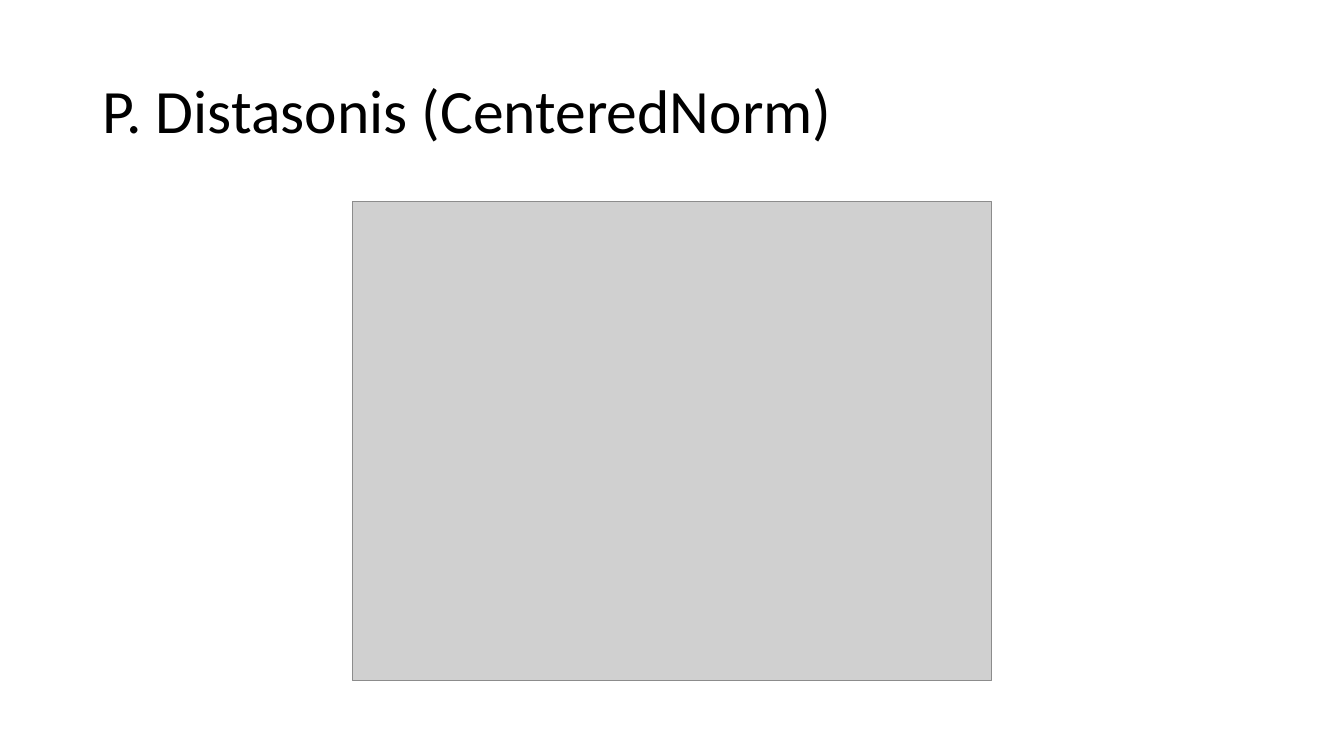
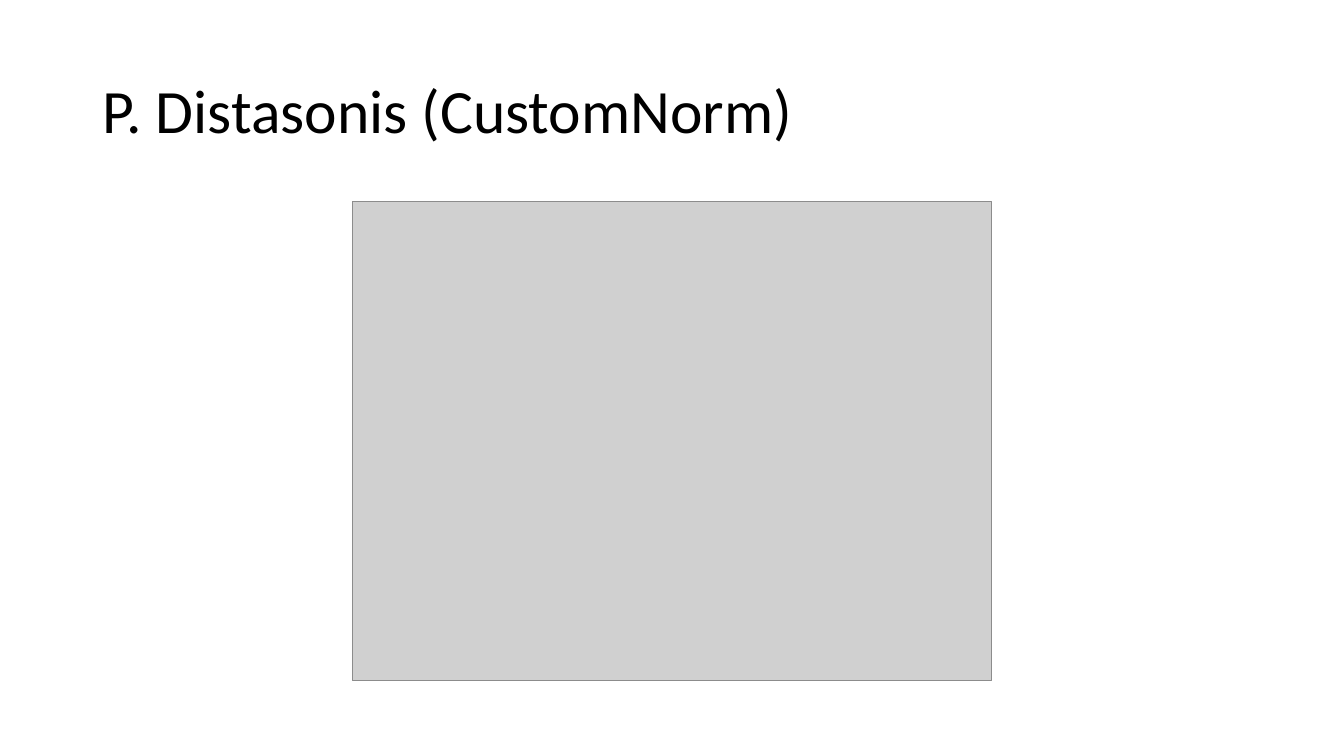
Before and after one commit to jon-mah/demo_for_ccgb, a slide deck: slide 5 of Summary/20220901_microbiome_demographic_slides.pptx (slide 6 before the commit). Drawn at 1344x756 pixels with LibreOffice and Linux fonts; fonts in the diff are those of the drawing; grey boxes stand for pictures. Boxes give left, top, right and bottom in pixels: in the first picture for what was removed or moved away, otherwise in the second. Text is boxed around its words. In the diff, an @@ line names an element or a change of style, - is before the commit and + after.

```diff
--- a/Summary/20220901_microbiome_demographic_slides.pptx
+++ b/Summary/20220901_microbiome_demographic_slides.pptx
@@ title at (102,88,792,142): text changed @@
-P. Distasonis (CenteredNorm)
+P. Distasonis (CustomNorm)
```
Also in this commit, not shown: 1 slide removed, 1 other file.
